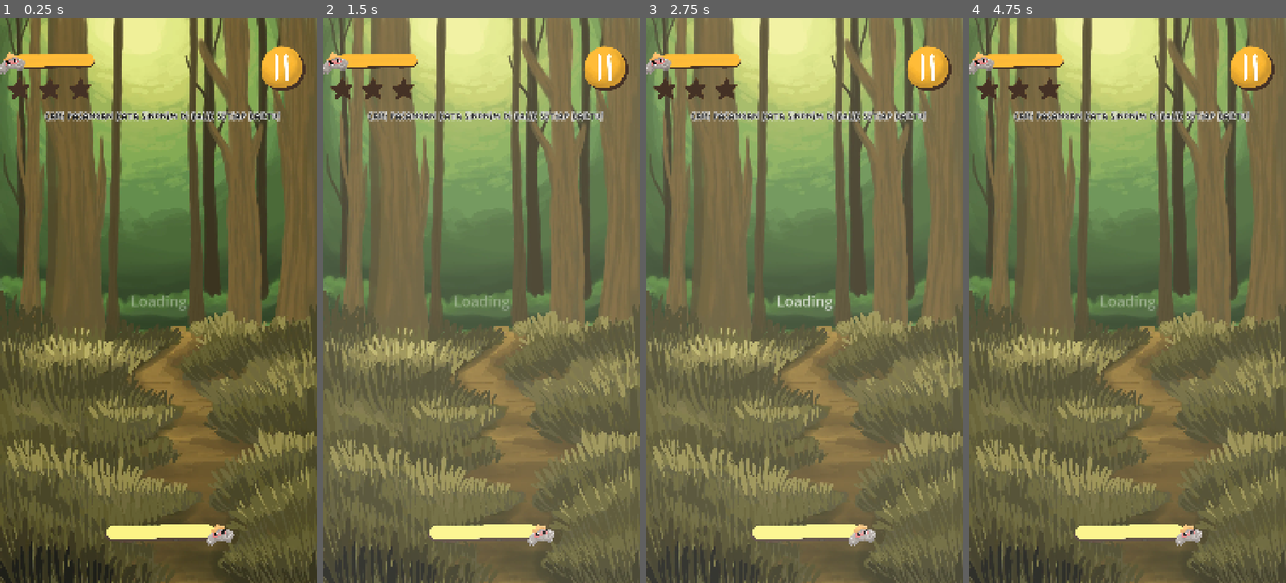
Above: before the commit, frames 1-4 (left to right).
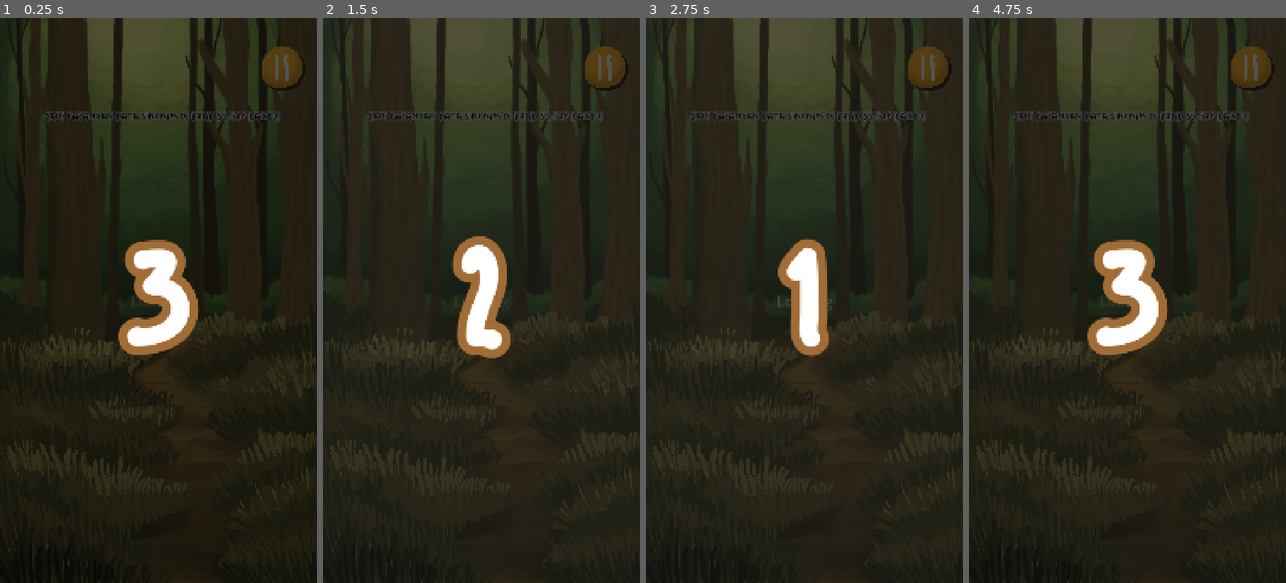
Above: after the commit, the same moments.

Repository: Edo-Bagus/jelajah-bastera
Game: Godot game, scene res://scenes/hutan kata/hutan_dan_gua_kata.tscn
Same seed, same stepped clock (60 frames per second), same inputs: the game is played once before the commit and once after it. This scene is started directly instead of the project's main scene.
Inputs (mouse positions are in pixels of both pictures, inside the frame that each line leads up to):
- Up to frame 1 (0.25 s): no input
- Up to frame 2 (1.5 s): move the mouse to (551, 272) at 0.52 s; click (551, 272) at 0.67 s; drag from (418, 328) to (465, 413) at 1.27 s
- Up to frame 3 (2.75 s): move the mouse to (836, 176) at 2.02 s; click (836, 176) at 2.17 s
- Up to frame 4 (4.75 s): drag from (1111, 413) to (1032, 215) at 2.77 s; click (1251, 68) at 3.5 s; click (1171, 272) at 4.25 s

The runs differ from the first frame. In frame 1, 99% of the frame differs, in the area x 0-100%, y 0-100%; in frame 2, 100%; in frame 3, 100%; in frame 4, 100%.

Commit message:
fetch : fix start loading, add button kbbi eyd v

Diff:
--- /dev/null
+++ b/components/GeneralLevel/StartLoading/StartLoading.tscn
@@ -0,0 +1,45 @@
+[gd_scene load_steps=4 format=3 uid="uid://ruhna6ekh20f"]
+
+[ext_resource type="Script" uid="uid://chmit6o5d2f5f" path="res://components/GeneralLevel/StartLoading/start_loading.gd" id="1_22uhj"]
+[ext_resource type="FontFile" uid="uid://c37vo61y0brq1" path="res://assets/Fonts/your-doodle-font/Your Doodle Font.ttf" id="2_4qr25"]
+
+[sub_resource type="LabelSettings" id="LabelSettings_jjppt"]
+font = ExtResource("2_4qr25")
+font_size = 559
+outline_size = 120
+outline_color = Color(0.636539, 0.425598, 0.213949, 1)
+
+[node name="StartLoading" type="Control"]
+layout_mode = 3
+anchors_preset = 15
+anchor_right = 1.0
+anchor_bottom = 1.0
+grow_horizontal = 2
+grow_vertical = 2
+script = ExtResource("1_22uhj")
+
+[node name="ColorRect" type="ColorRect" parent="."]
+layout_mode = 1
+anchors_preset = 15
+anchor_right = 1.0
+anchor_bottom = 1.0
+grow_horizontal = 2
+grow_vertical = 2
+color = Color(0, 0, 0, 0.670588)
+
+[node name="Label" type="Label" parent="."]
+layout_mode = 1
+anchors_preset = 8
+anchor_left = 0.5
+anchor_top = 0.5
+anchor_right = 0.5
+anchor_bottom = 0.5
+offset_left = -20.0
+offset_top = -11.5
+offset_right = 20.0
+offset_bottom = 11.5
+grow_horizontal = 2
+grow_vertical = 2
+label_settings = SubResource("LabelSettings_jjppt")
+horizontal_alignment = 1
+vertical_alignment = 1
--- /dev/null
+++ b/components/GeneralLevel/StartLoading/start_loading.gd
@@ -0,0 +1,23 @@
+extends Control # or Node2D, depending on your setup
+
+@onready var start_label = $Label
+
+# This function will be called from GeneralLevel.gd
+func start_countdown():
+	start_label.text = "3"
+	# Hide the label initially, then show it for the countdown
+	start_label.show()
+
+	# Wait for 1 second
+	await get_tree().create_timer(1.0).timeout
+
+	start_label.text = "2"
+	await get_tree().create_timer(1.0).timeout
+
+	start_label.text = "1"
+	await get_tree().create_timer(1.0).timeout
+
+	# Hide the label after the countdown
+	start_label.hide()
+
+	# The 'await' in GeneralLevel.gd will handle the rest
--- a/components/GeneralLevel/general_level.gd
+++ b/components/GeneralLevel/general_level.gd
@@ -4,6 +4,7 @@
 @onready var progress_bar := $ProgressBar
 @onready var popup := $PopupWin
 @onready var timer_bar := $Timer
+@onready var start_loading = $StartLoading
 
 @export var timer_duration: float = 10
 
@@ -12,8 +13,24 @@
 func _ready():
 	mouse_filter = Control.MOUSE_FILTER_IGNORE
 
+	# Muat dan tampilkan scene loading
+		# Sembunyikan semua UI permainan dan tampilkan loading screen
+	progress_bar.hide()
+	popup.hide()
+	timer_bar.hide()
+
+	start_loading.show()
+
+	# Tunggu hitungan mundur selesai
+	await start_loading.start_countdown()
+
+	# Mulai permainan
+	start_loading.hide()
+
+	progress_bar.show()
+	timer_bar.show()
+
 	start_timer(timer_duration)
-
 
 func _game_won():
 	var high_score = await Global.get_highscore(level)
--- a/components/GeneralLevel/general_level.tscn
+++ b/components/GeneralLevel/general_level.tscn
@@ -6,6 +6,7 @@
 [ext_resource type="PackedScene" uid="uid://d4gdhiwg5bgod" path="res://components/GeneralLevel/Loading/loading_screen.tscn" id="4_2w8cr"]
 [ext_resource type="PackedScene" uid="uid://bk3n0pt5p4w8e" path="res://components/GeneralLevel/Pause/pause_menu.tscn" id="5_b8jba"]
 [ext_resource type="PackedScene" uid="uid://du2jt10s0nji5" path="res://components/GeneralLevel/Progress Bar/progress_bar.tscn" id="7_hqt81"]
+[ext_resource type="PackedScene" uid="uid://ruhna6ekh20f" path="res://components/GeneralLevel/StartLoading/StartLoading.tscn" id="8_3bhvw"]
 [ext_resource type="PackedScene" uid="uid://cvpynni1oq8hp" path="res://components/GeneralLevel/Pause/pause_btn.tscn" id="9_g4gwl"]
 
 [sub_resource type="Resource" id="Resource_ddoi3"]
@@ -65,4 +66,7 @@
 [node name="PauseMenu" parent="." instance=ExtResource("5_b8jba")]
 layout_mode = 1
 
+[node name="StartLoading" parent="." instance=ExtResource("8_3bhvw")]
+layout_mode = 1
+
 [connection signal="timer_finished" from="Timer" to="." method="_game_won"]
--- a/scenes/final score/Final Score.tscn
+++ b/scenes/final score/Final Score.tscn
@@ -211,10 +211,10 @@
 
 [node name="TextureButton" type="TextureButton" parent="Panel"]
 layout_mode = 0
-offset_left = 264.0
-offset_top = 1496.0
-offset_right = 689.0
-offset_bottom = 1654.0
+offset_left = 252.0
+offset_top = 1590.0
+offset_right = 677.0
+offset_bottom = 1748.0
 texture_normal = ExtResource("6_qmwvb")
 ignore_texture_size = true
 stretch_mode = 0
@@ -233,6 +233,60 @@
 grow_horizontal = 2
 grow_vertical = 2
 text = "KEMBALI"
+label_settings = SubResource("LabelSettings_rqm6x")
+horizontal_alignment = 1
+vertical_alignment = 1
+
+[node name="KBBIButton" type="TextureButton" parent="Panel"]
+offset_left = 107.0
+offset_top = 1444.0
+offset_right = 456.0
+offset_bottom = 1595.0
+texture_normal = ExtResource("6_qmwvb")
+ignore_texture_size = true
+stretch_mode = 0
+
+[node name="Label" type="Label" parent="Panel/KBBIButton"]
+layout_mode = 1
+anchors_preset = 8
+anchor_left = 0.5
+anchor_top = 0.5
+anchor_right = 0.5
+anchor_bottom = 0.5
+offset_left = -36.0
+offset_top = -12.0
+offset_right = 36.0
+offset_bottom = 12.0
+grow_horizontal = 2
+grow_vertical = 2
+text = "KBBI"
+label_settings = SubResource("LabelSettings_rqm6x")
+horizontal_alignment = 1
+vertical_alignment = 1
+
+[node name="EYDVButton" type="TextureButton" parent="Panel"]
+offset_left = 479.0
+offset_top = 1443.0
+offset_right = 828.0
+offset_bottom = 1594.0
+texture_normal = ExtResource("6_qmwvb")
+ignore_texture_size = true
+stretch_mode = 0
+
+[node name="Label" type="Label" parent="Panel/EYDVButton"]
+layout_mode = 1
+anchors_preset = 8
+anchor_left = 0.5
+anchor_top = 0.5
+anchor_right = 0.5
+anchor_bottom = 0.5
+offset_left = -36.0
+offset_top = -12.0
+offset_right = 36.0
+offset_bottom = 12.0
+grow_horizontal = 2
+grow_vertical = 2
+text = "EYD V"
 label_settings = SubResource("LabelSettings_rqm6x")
 horizontal_alignment = 1
 vertical_alignment = 1
@@ -354,3 +408,5 @@
 vertical_alignment = 1
 
 [connection signal="pressed" from="Panel/TextureButton" to="." method="_on_texture_button_pressed"]
+[connection signal="pressed" from="Panel/KBBIButton" to="." method="_on_kbbi_button_pressed"]
+[connection signal="pressed" from="Panel/EYDVButton" to="." method="_on_eydv_button_pressed"]
--- a/scenes/final score/final_score.gd
+++ b/scenes/final score/final_score.gd
@@ -75,3 +75,13 @@
 
 func _on_texture_button_pressed() -> void:
 	hide()
+
+
+func _on_kbbi_button_pressed() -> void:
+	var url = "https://kbbi.kemdikbud.go.id/"  # Ganti dengan link yang Anda inginkan
+	OS.shell_open(url)
+
+
+func _on_eydv_button_pressed() -> void:
+	var url = "https://ejaan.kemendikdasmen.go.id/eyd/"  # Ganti dengan link yang Anda inginkan
+	OS.shell_open(url)
Not shown, added: components/GeneralLevel/StartLoading/start_loading.gd.uid
Not shown: 1 places in components/GeneralLevel/general_level.tscn that only renumber resources
